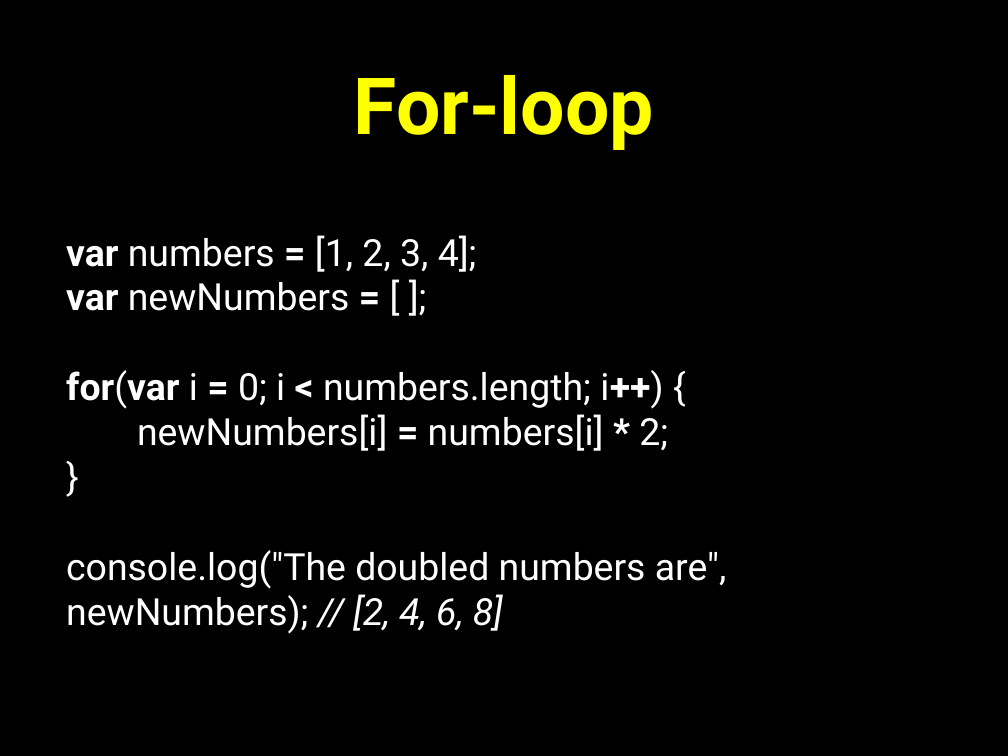
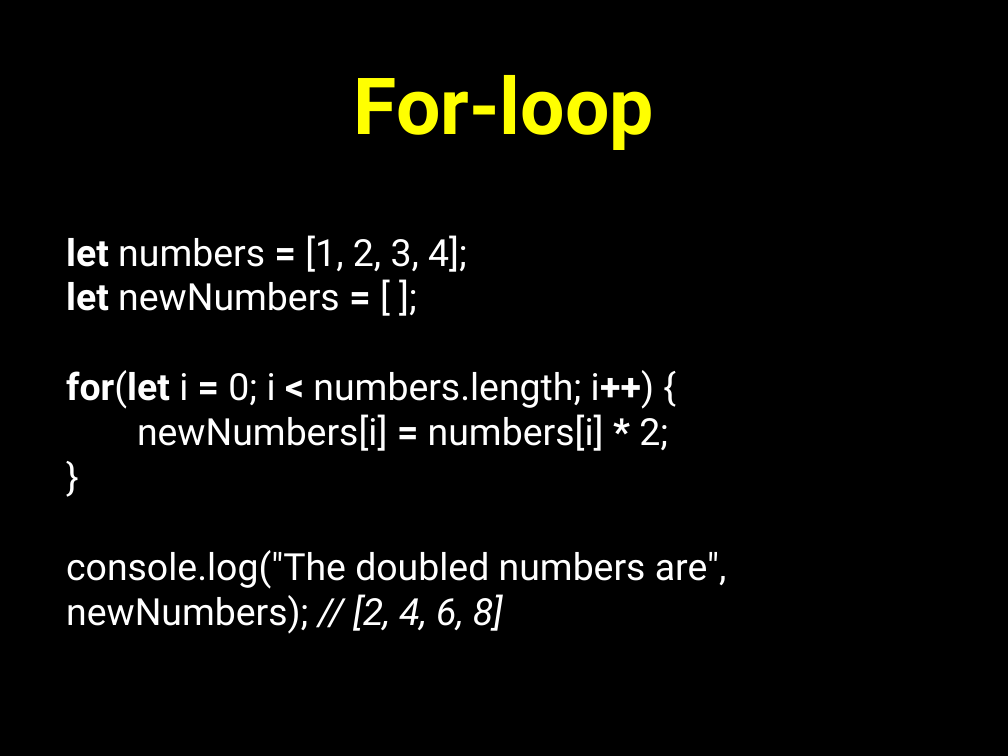
Before and after one commit to petereijgermans11/frontend-cursus, a slide deck: slide 12 of frontend-cursus/ 5 - Functional programmming.pptx. Drawn at 1008x756 pixels with LibreOffice and Linux fonts; fonts in the diff are those of the drawing. Boxes give left, top, right and bottom in pixels: in the first picture for what was removed or moved away, otherwise in the second. Text is boxed around its words. In the diff, an @@ line names an element or a change of style, - is before the commit and + after.

```diff
--- a/frontend-cursus/ 5 - Functional programmming.pptx
+++ b/frontend-cursus/ 5 - Functional programmming.pptx
@@ text at (66, 235, 654, 409): text changed @@
-var numbers = [1, 2, 3, 4];
-var newNumbers = [ ];
-for(var i = 0; i < numbers.length; i++) {
+let numbers = [1, 2, 3, 4];
+let newNumbers = [ ];
+for(let i = 0; i < numbers.length; i++) {
```
Also in this commit, not shown: 11 other slides changed, 1 other file.
